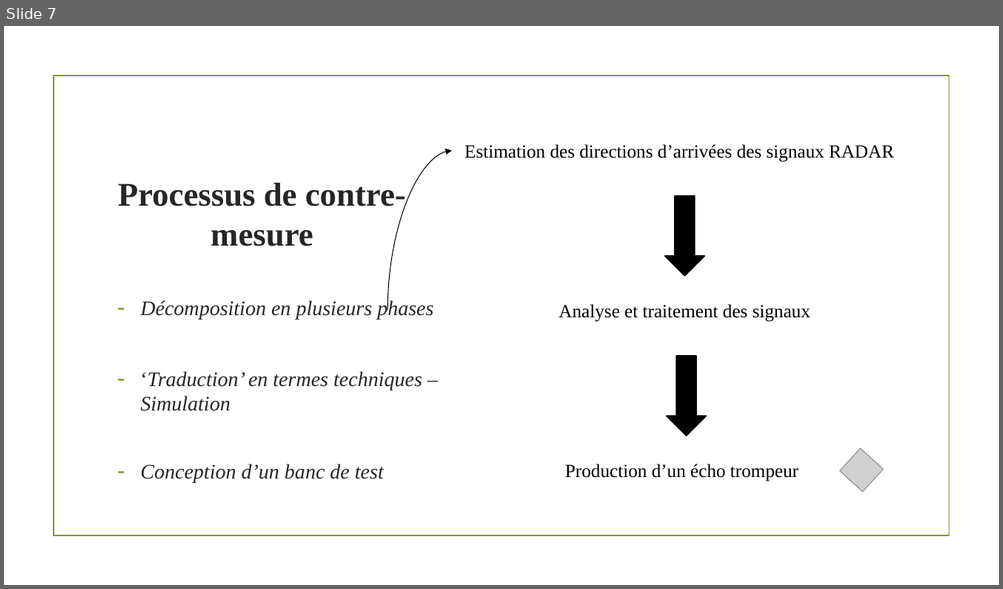
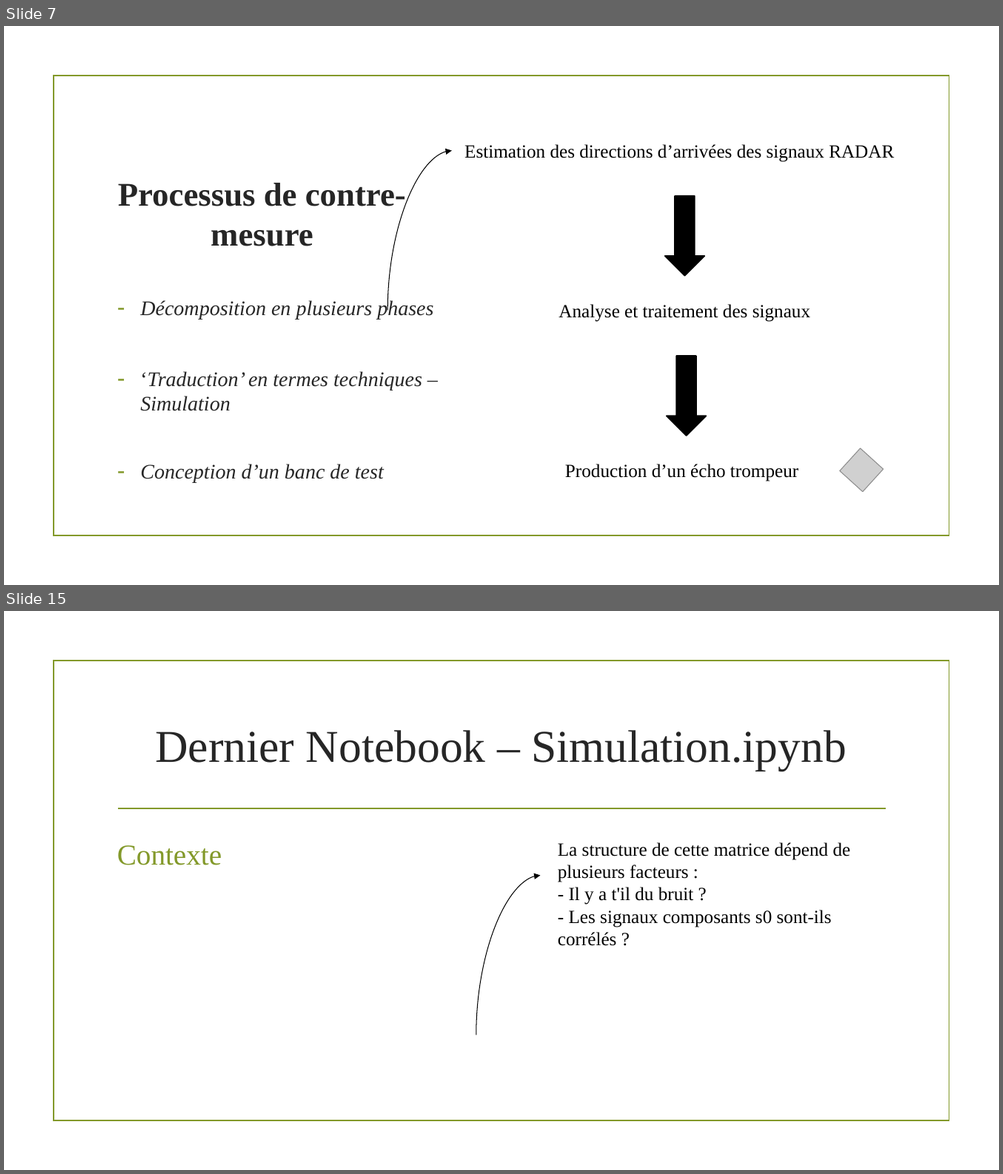
Before and after one commit to MaxENSTAB/Stage2A, a slide deck: Soutenance.pptx. Shown one above the other, each under a label of ours: slide 7 before the commit, slides 7 and 15 after it; the slides between them are not shown. The pictures are 1003x589 and 1003x1174 pixels, drawn with LibreOffice and Linux fonts; fonts in the diff are those of the drawing; grey boxes stand for pictures; background and template pictures are left out. Boxes give left, top, right and bottom in pixels: in the first picture for what was removed or moved away, otherwise in the second. Text is boxed around its words. In the diff, an @@ line names an element or a change of style, - is before the commit and + after.

```diff
--- a/Soutenance.pptx
+++ b/Soutenance.pptx
@@ slide 15 added at (x1=4, y1=611, x2=999, y2=1170), background picture (left out); not listed: 1 template element that a slide beside it also shows @@
@@ title added at (x1=155, y1=730, x2=846, y2=771), 44 pt, text #262626 @@
+Dernier Notebook – Simulation.ipynb
@@ line added from (118, 809) to (885, 809), #83992A 1.25 pt @@
@@ text added at (x1=117, y1=846, x2=222, y2=866), 28 pt, text #83992A @@
+Contexte
@@ text added at (x1=558, y1=843, x2=851, y2=946), 18 pt, text #000000 @@
+La structure de cette matrice dépend de plusieurs facteurs :
+- Il y a t'il du bruit ?
+- Les signaux composants s0 sont-ils corrélés ?
@@ curved arrow added from (476, 1036) to (540, 876), #000000 0.75 pt @@
```
Also in this commit, not shown: 8 other slides added.
